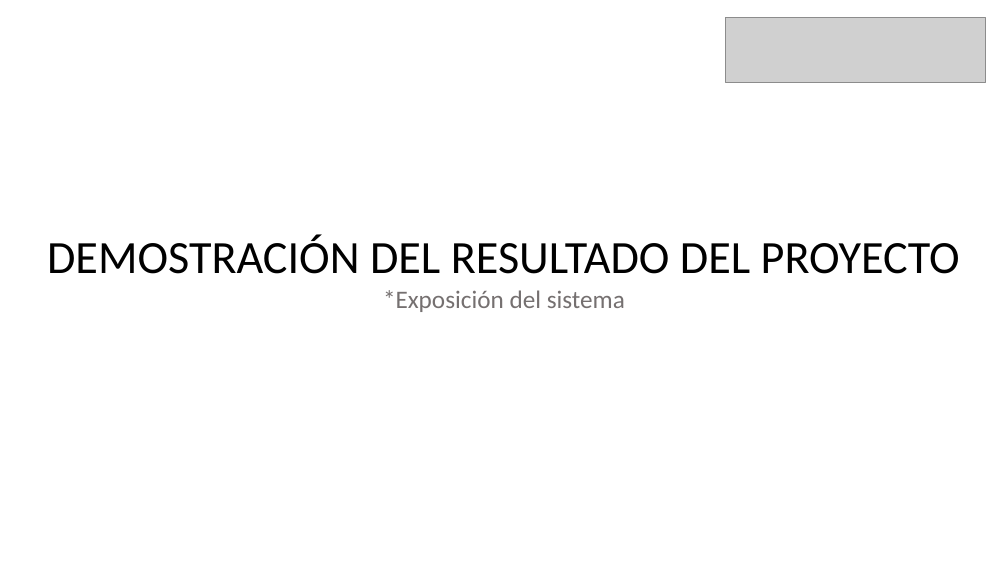
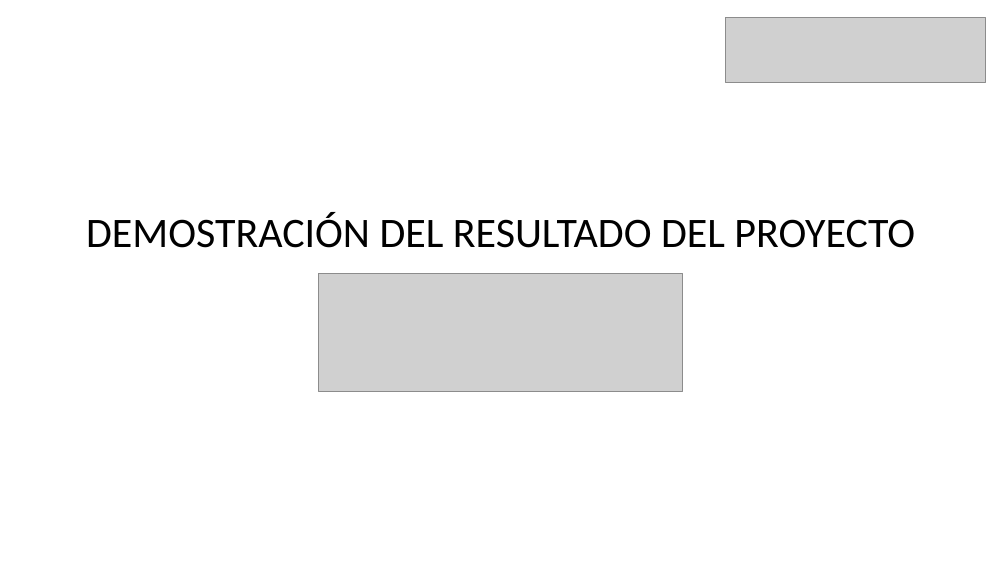
Before and after one commit to Ferrplastsoporte/ferreplast, a slide deck: slide 13 of Fase 3/Evidencias Grupales/Presentación Final del proyecto (Español).pptx.pptx. Drawn at 1008x567 pixels with LibreOffice and Linux fonts; fonts in the diff are those of the drawing; grey boxes stand for pictures. Boxes give left, top, right and bottom in pixels: in the first picture for what was removed or moved away, otherwise in the second. Text is boxed around its words. In the diff, an @@ line names an element or a change of style, - is before the commit and + after.

Commit message:
Actualización README del proyecto

```diff
--- a/Fase 3/Evidencias Grupales/Presentación Final del proyecto (Español).pptx.pptx
+++ b/Fase 3/Evidencias Grupales/Presentación Final del proyecto (Español).pptx.pptx
@@ text "DEMOSTRACIÓN DEL RESULTADO DEL PROYECTO": place and size @@
-text "DEMOSTRACIÓN DEL RESULTADO DEL PROYECTO" at (47, 235, 960, 312)
+text "DEMOSTRACIÓN DEL RESULTADO DEL PROYECTO" at (86, 213, 915, 248)
@@ text "DEMOSTRACIÓN DEL RESULTADO DEL PROYECTO" at (86, 213, 915, 248): size 44 to 40 pt @@
@@ picture added at (319, 273, 684, 391) @@
@@ text at (383, 290, 625, 312): paragraph removed @@
-*Exposición del sistema
```
Also in this commit, not shown: 14 other slides changed, 3 other files.
